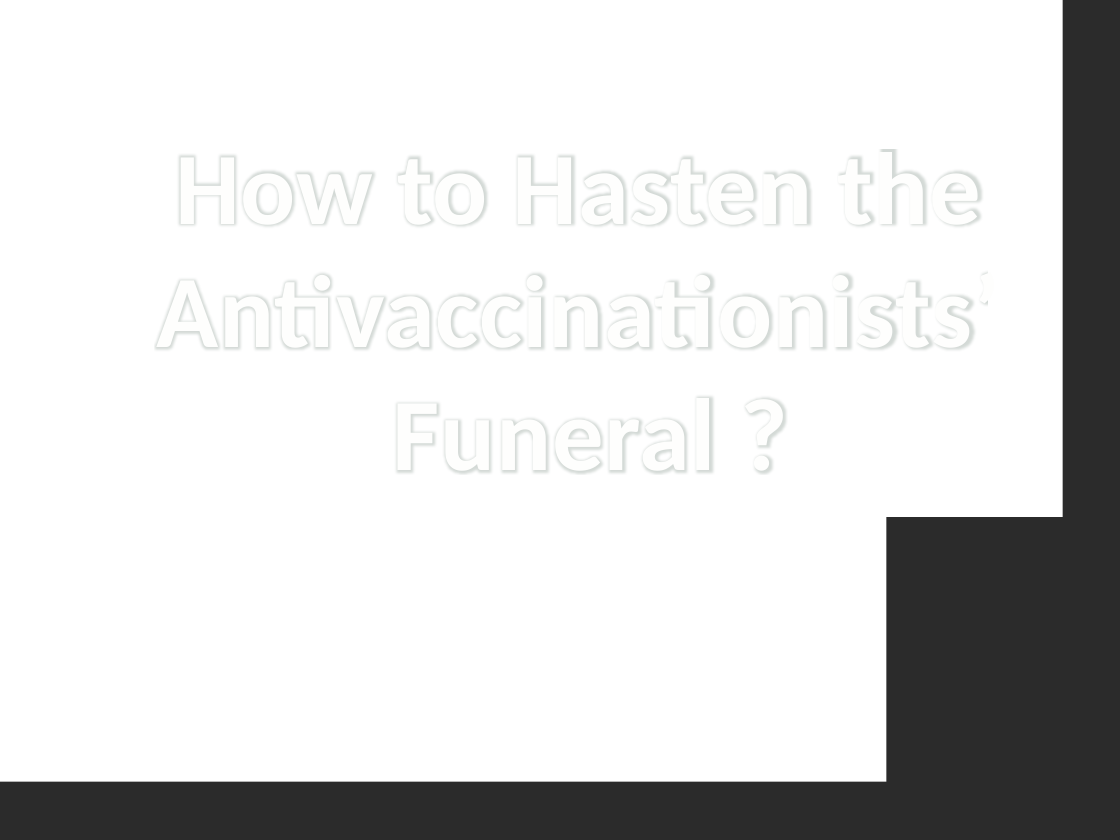
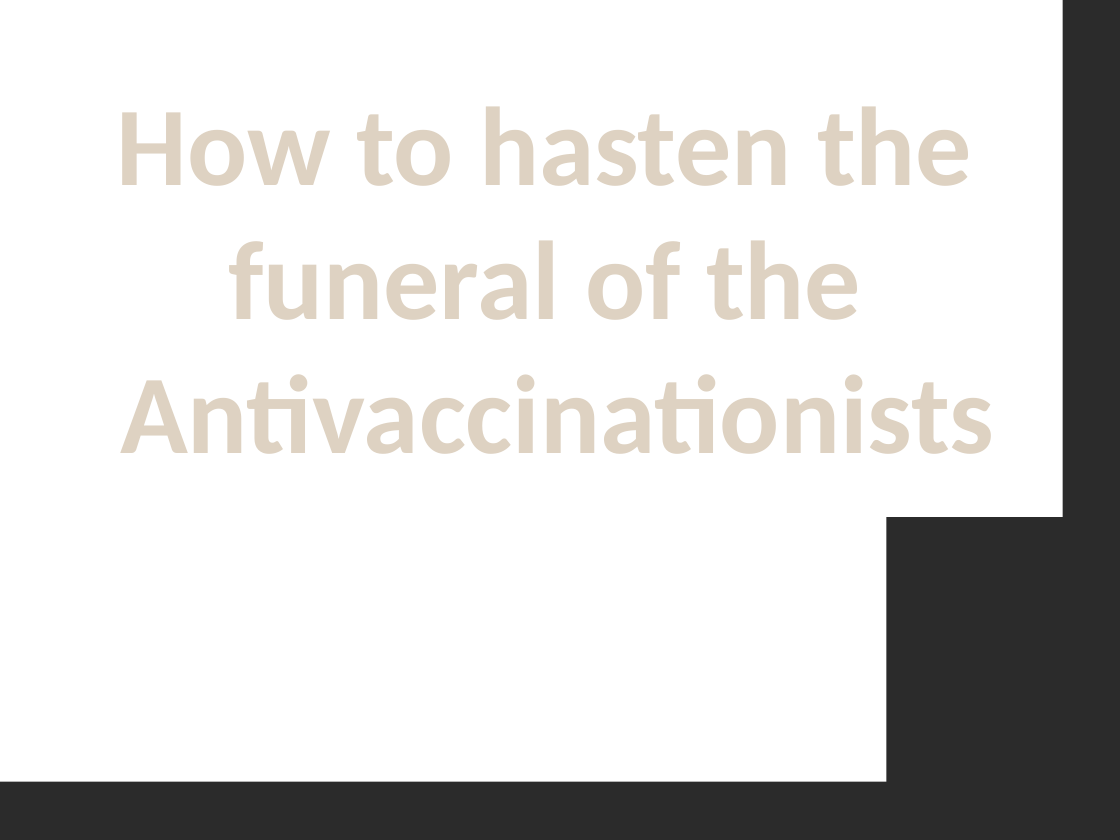
Before and after one commit to QuocVoong/R-Study-Lists, a slide deck: slide 38 of Medicine/NewME.pptx. Drawn at 1120x840 pixels with LibreOffice and Linux fonts; fonts in the diff are those of the drawing; background and template pictures are left out; a plain dark background stands for a picture behind light text. Boxes give left, top, right and bottom in pixels: in the first picture for what was removed or moved away, otherwise in the second. Text is boxed around its words. In the diff, an @@ line names an element or a change of style, - is before the commit and + after.

```diff
--- a/Medicine/NewME.pptx
+++ b/Medicine/NewME.pptx
@@ text at bbox=[117, 107, 994, 454]: text changed; size 66 to 72 pt; text colour #FEFEFE to #DED2C2 @@
-How to Hasten the
-Antivaccinationists’
-Funeral ?
+How to hasten the
+funeral of the
+Antivaccinationists
```
Also in this commit, not shown: 4 other slides changed, 1 other file.
